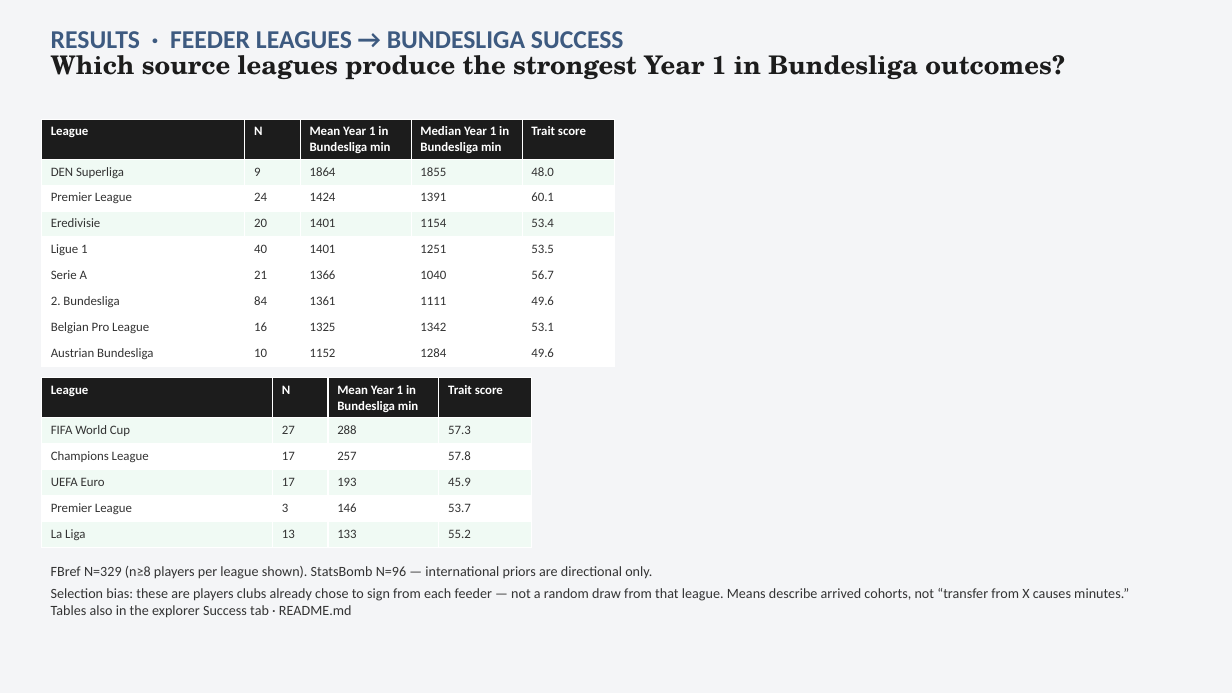
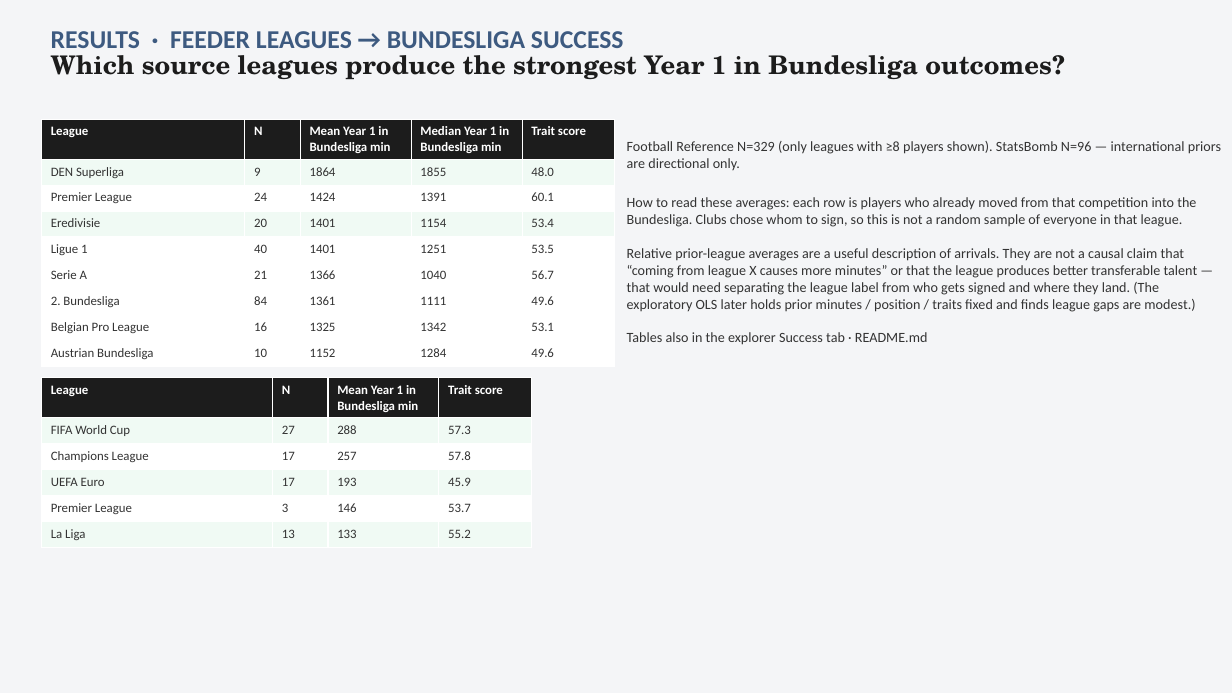
Before and after one commit to colbymorris08/bundesliga-transfer-traits, a slide deck: slide 17 of bundesliga_transfer_traits.pptx. Drawn at 1232x693 pixels with LibreOffice and Linux fonts; fonts in the diff are those of the drawing. Boxes give left, top, right and bottom in pixels: in the first picture for what was removed or moved away, otherwise in the second. Text is boxed around its words. In the diff, an @@ line names an element or a change of style, - is before the commit and + after.

```diff
--- a/bundesliga_transfer_traits.pptx
+++ b/bundesliga_transfer_traits.pptx
@@ text "Football Reference N=329 (only leagues ...": place and size @@
-text "Football Reference N=329 (only leagues ..." at <box>51,566,1129,618</box>
+text "Football Reference N=329 (only leagues ..." at <box>627,141,1221,345</box>
@@ text at <box>627,141,1221,312</box>: text changed @@
-FBref N=329 (n≥8 players per league shown). StatsBomb N=96 — international priors are directional only.
-Selection bias: these are players clubs already chose to sign from each feeder — not a random draw from that league. Means describe arrived cohorts, not “transfer from X causes minutes.”
+Football Reference N=329 (only leagues with ≥8 players shown). StatsBomb N=96 — international priors are directional only.
+How to read these averages: each row is players who already moved from that competition into the Bundesliga. Clubs chose whom to sign, so this is not a random sample of everyone in that league.
+Relative prior-league averages are a useful description of arrivals. They are not a causal claim that “coming from league X causes more minutes” or that the league produces better transferable talent — that would need separating the league label from who gets signed and where they land. (The exploratory OLS later holds prior minutes / position / traits fixed and finds league gaps are modest.)
```
Also in this commit, not shown: 22 other slides changed.
